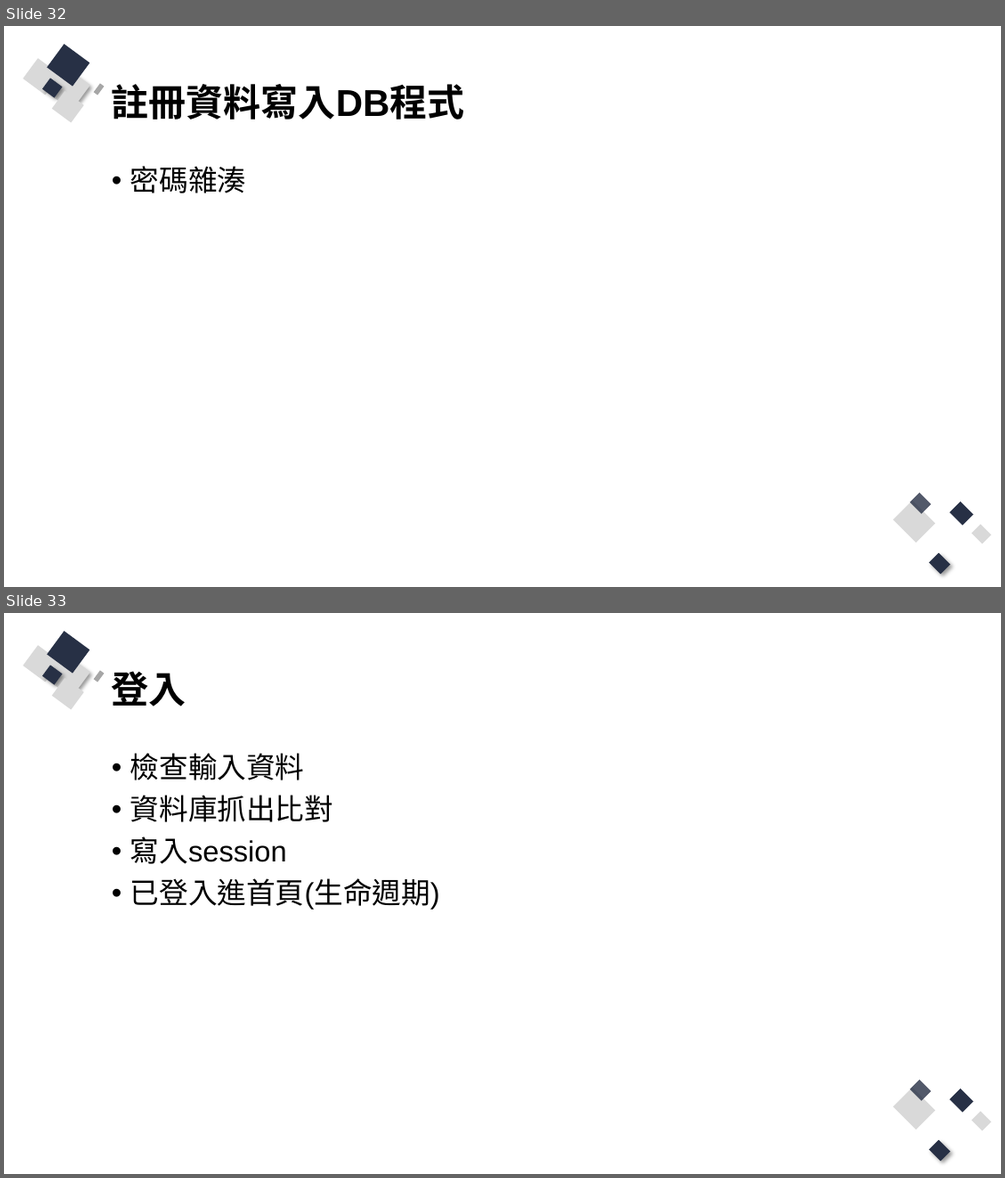
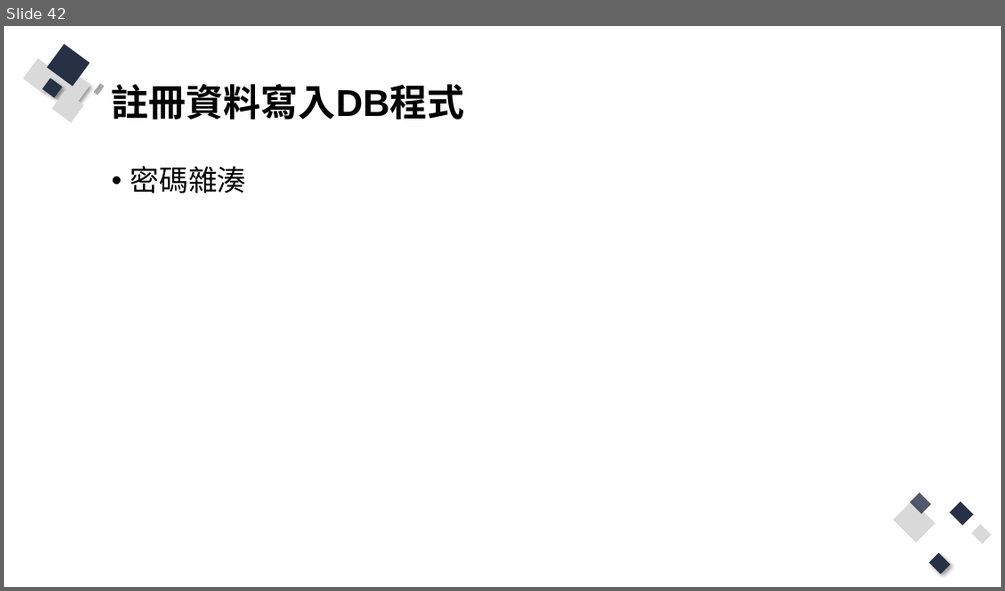
Before and after one commit to Q81JIAXIONG/-, a slide deck: 投影片/4.實作-帳號註冊、登入網頁.pptx. Shown one above the other, each under a label of ours: slides 32 and 33 before the commit, slide 42 after it. The pictures are 1005x1178 and 1005x591 pixels, drawn with LibreOffice and Linux fonts; fonts in the diff are those of the drawing. Boxes give left, top, right and bottom in pixels: in the first picture for what was removed or moved away, otherwise in the second. Text is boxed around its words. In the diff, an @@ line names an element or a change of style, - is before the commit and + after.

Commit message:
準備登入範例

```diff
--- a/投影片/4.實作-帳號註冊、登入網頁.pptx
+++ b/投影片/4.實作-帳號註冊、登入網頁.pptx
@@ slide 33 removed at (4,613,1001,1174), background #FFFFFF; not listed: 13 template elements that a slide beside it also shows @@
@@ title removed at (112,671,186,706) @@
-登入
@@ text removed at (130,753,440,909) @@
-• 檢查輸入資料
-• 資料庫抓出比對
-• 寫入session
-• 已登入進首頁(生命週期)
@@ what was slide 32 is now slide 42 @@
```
Also in this commit, not shown: 2 slides changed, 8 slides added, 9 other files.
